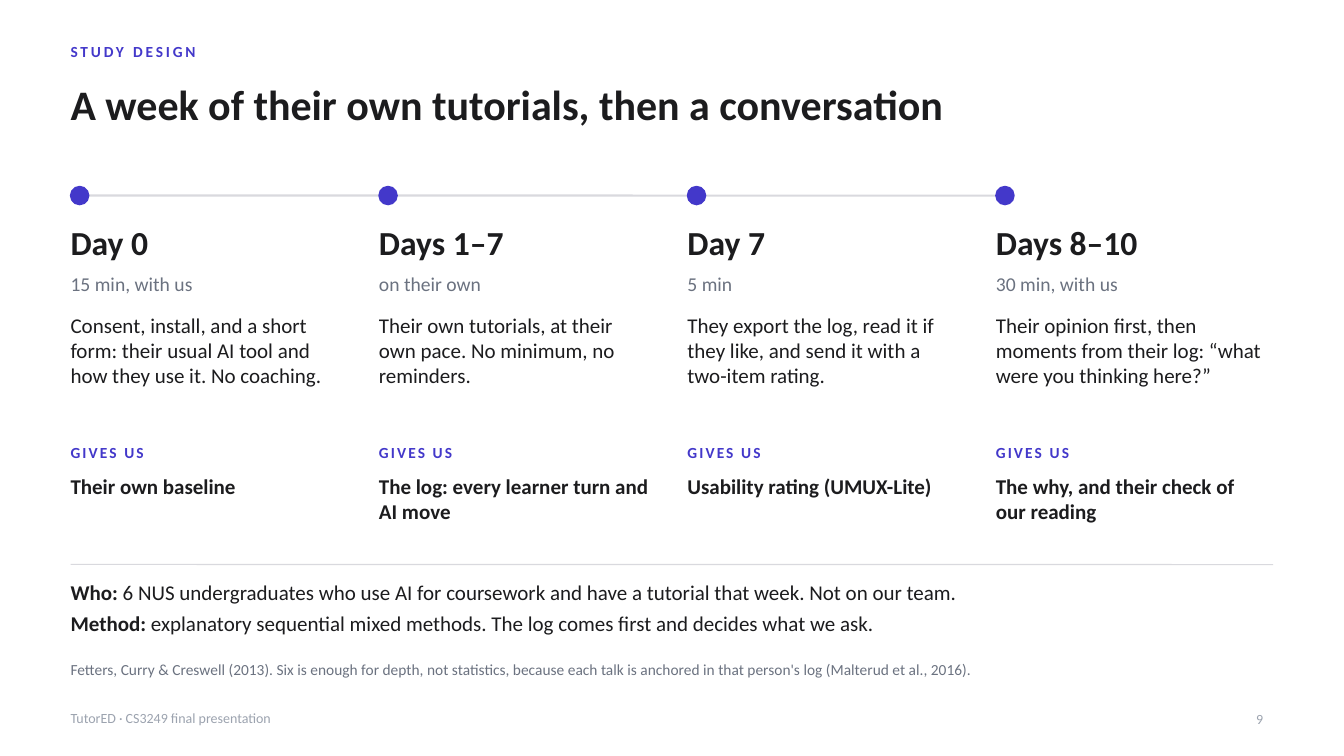
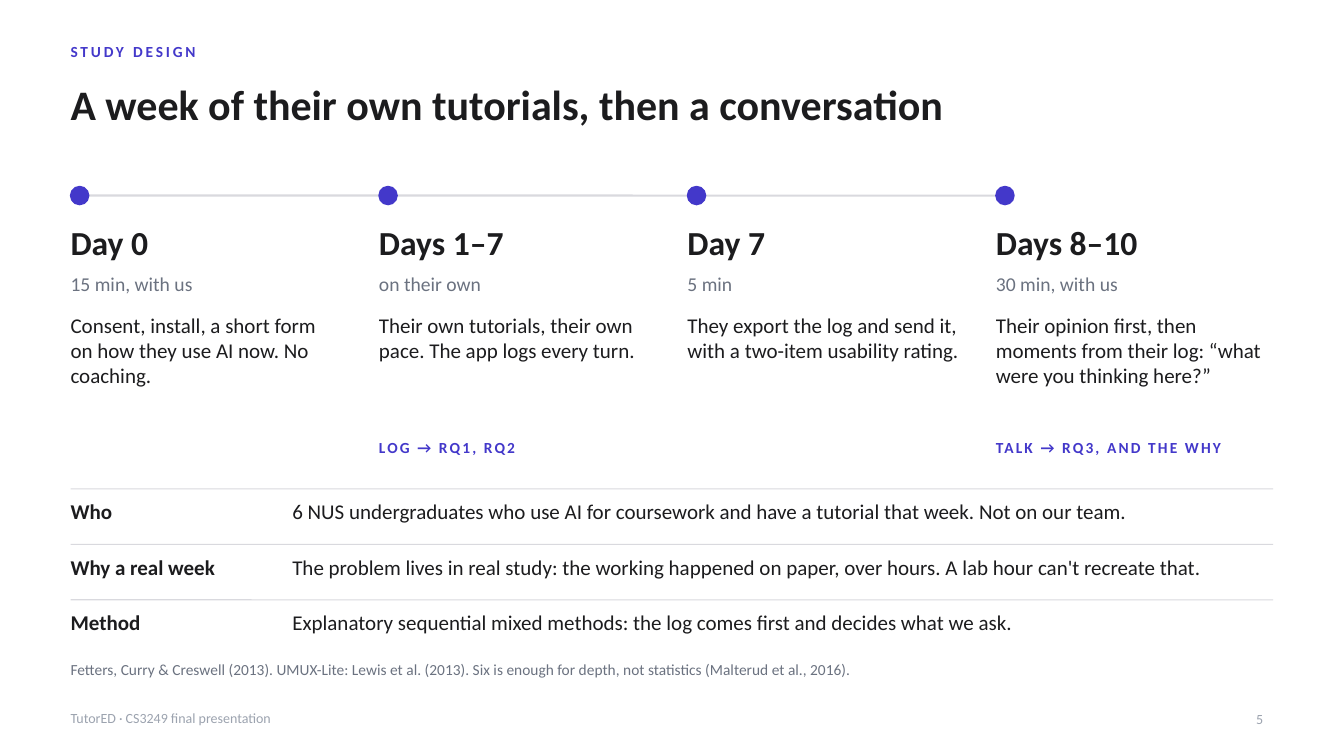
Before and after one commit to lucasisnotcool/ChatterED, a slide deck: slide 5 of docs/group/final-presentation/UserStudy_Lucas.pptx (slide 9 before the commit). Drawn at 1344x756 pixels with LibreOffice and Linux fonts; fonts in the diff are those of the drawing. Boxes give left, top, right and bottom in pixels: in the first picture for what was removed or moved away, otherwise in the second. Text is boxed around its words. In the diff, an @@ line names an element or a change of style, - is before the commit and + after.

```diff
--- a/docs/group/final-presentation/UserStudy_Lucas.pptx
+++ b/docs/group/final-presentation/UserStudy_Lucas.pptx
@@ text at <box>71,318,316,387</box>: text changed @@
-Consent, install, and a short form: their usual AI tool and how they use it. No coaching.
+Consent, install, a short form on how they use AI now. No coaching.
@@ text at <box>379,318,635,362</box>: text changed @@
-Their own tutorials, at their own pace. No minimum, no reminders.
+Their own tutorials, their own pace. The app logs every turn.
@@ text at <box>687,318,959,362</box>: text changed @@
-They export the log, read it if they like, and send it with a two-item rating.
+They export the log and send it, with a two-item usability rating.
@@ text removed at <box>71,448,143,458</box> @@
-GIVES US
@@ text removed at <box>379,448,452,458</box> @@
-GIVES US
@@ text added at <box>379,443,515,455</box>, 11 pt, text #4338CA, bold @@
+LOG → RQ1, RQ2
@@ text removed at <box>687,448,760,458</box> @@
-GIVES US
@@ text removed at <box>996,448,1069,458</box> @@
-GIVES US
@@ text added at <box>996,439,1278,467</box>, 11 pt, text #4338CA, bold @@
+TALK → RQ3, AND THE WHY
@@ text removed at <box>71,479,236,494</box> @@
-Their own baseline
@@ text removed at <box>379,479,648,519</box> @@
-The log: every learner turn and AI move
@@ text removed at <box>687,478,932,498</box> @@
-Usability rating (UMUX-Lite)
@@ text removed at <box>996,479,1234,523</box> @@
-The why, and their check of our reading
@@ line added from (71, 489) to (1273, 489), #D9D9DE 0.75 pt @@
@@ text added at <box>71,504,113,519</box>, 15 pt, text #1C1C1E, bold @@
+Who
@@ text added at <box>292,504,1125,523</box>, 15 pt, text #1C1C1E @@
+6 NUS undergraduates who use AI for coursework and have a tutorial that week. Not on our team.
@@ line moved from (71, 565) - (1273, 565) to (71, 544) - (1273, 544) @@
@@ text added at <box>71,560,215,579</box>, 15 pt, text #1C1C1E, bold @@
+Why a real week
@@ text added at <box>292,560,1200,579</box>, 15 pt, text #1C1C1E @@
+The problem lives in real study: the working happened on paper, over hours. A lab hour can't recreate that.
@@ line added from (71, 600) to (1273, 600), #D9D9DE 0.75 pt @@
@@ text added at <box>71,615,141,630</box>, 15 pt, text #1C1C1E, bold @@
+Method
@@ text at <box>292,615,1012,634</box>: text changed @@
-Who: 6 NUS undergraduates who use AI for coursework and have a tutorial that week. Not on our team.
-Method: explanatory sequential mixed methods. The log comes first and decides what we ask.
+Explanatory sequential mixed methods: the log comes first and decides what we ask.
@@ text at <box>71,664,850,678</box>: text changed @@
-Fetters, Curry & Creswell (2013). Six is enough for depth, not statistics, because each talk is anchored in that person's log (Malterud et al., 2016).
+Fetters, Curry & Creswell (2013). UMUX-Lite: Lewis et al. (2013). Six is enough for depth, not statistics (Malterud et al., 2016).
```
Also in this commit, not shown: 6 other slides changed, 2 slides added, 9 slides removed.
